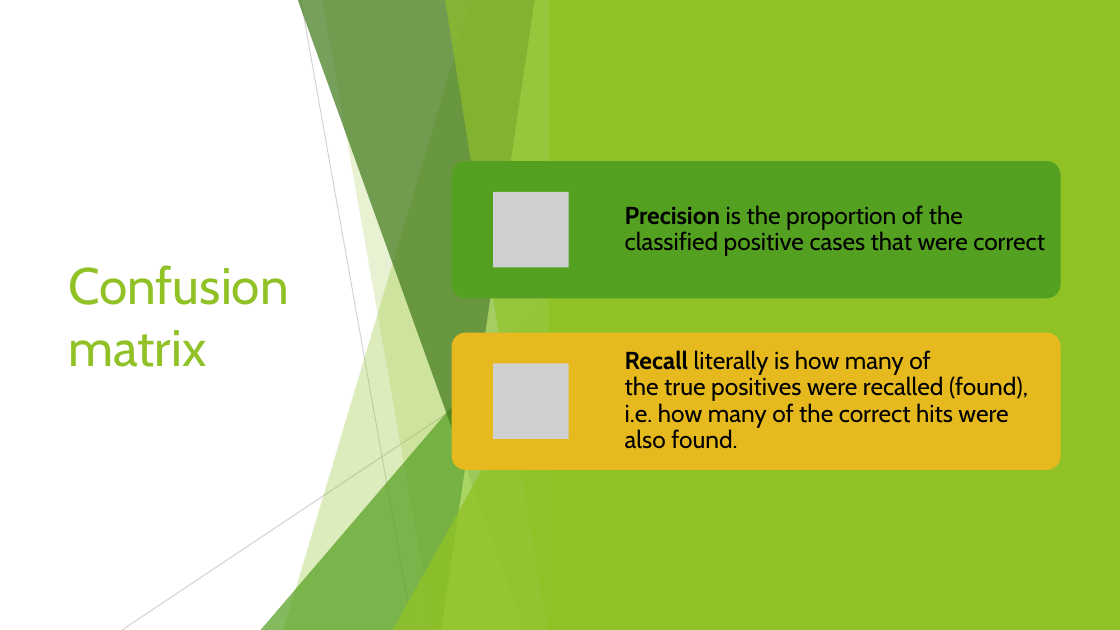
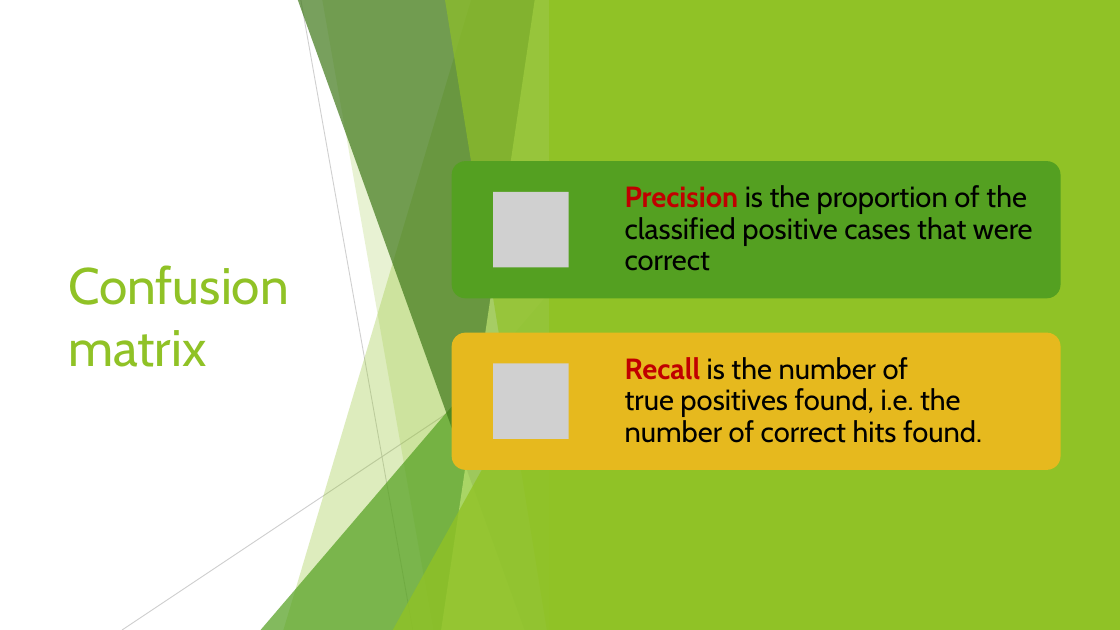
Before and after one commit to sandipgoswami/Mythesis, a slide deck: slide 57 of Sign language/Defence PPT/Sandip-thesis.pptx (slide 55 before the commit). Drawn at 1120x630 pixels with LibreOffice and Linux fonts; fonts in the diff are those of the drawing; grey boxes stand for pictures. Boxes give left, top, right and bottom in pixels: in the first picture for what was removed or moved away, otherwise in the second. Text is boxed around its words. In the diff, an @@ line names an element or a change of style, - is before the commit and + after.

```diff
--- a/Sign language/Defence PPT/Sandip-thesis.pptx
+++ b/Sign language/Defence PPT/Sandip-thesis.pptx
@@ text "Precision is the proportion of ..." at [625, 185, 1033, 271]: size 21 to 25 pt; text colour #000000 to #C00000 in "Precision"; more space between paragraphs @@
@@ text at [625, 357, 982, 443]: text changed; size 21 to 25 pt @@
-Recall literally is how many of the true positives were recalled (found), i.e. how many of the correct hits were also found.
+Recall is the number of true positives found, i.e. the number of correct hits found.
```
Also in this commit, not shown: 12 other slides changed, 7 slides added, 6 other files.
